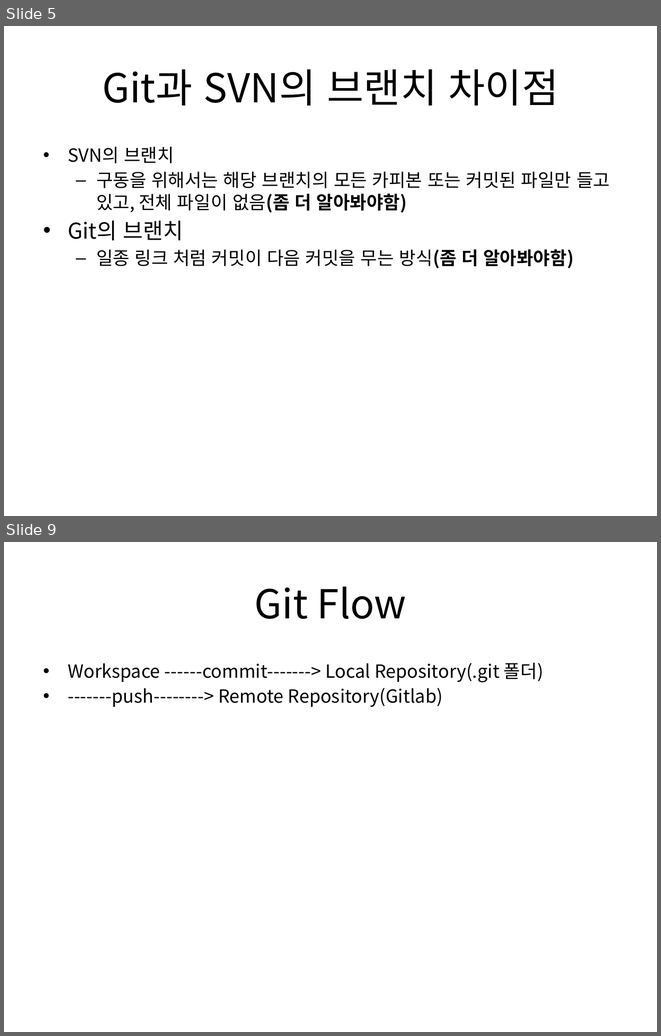
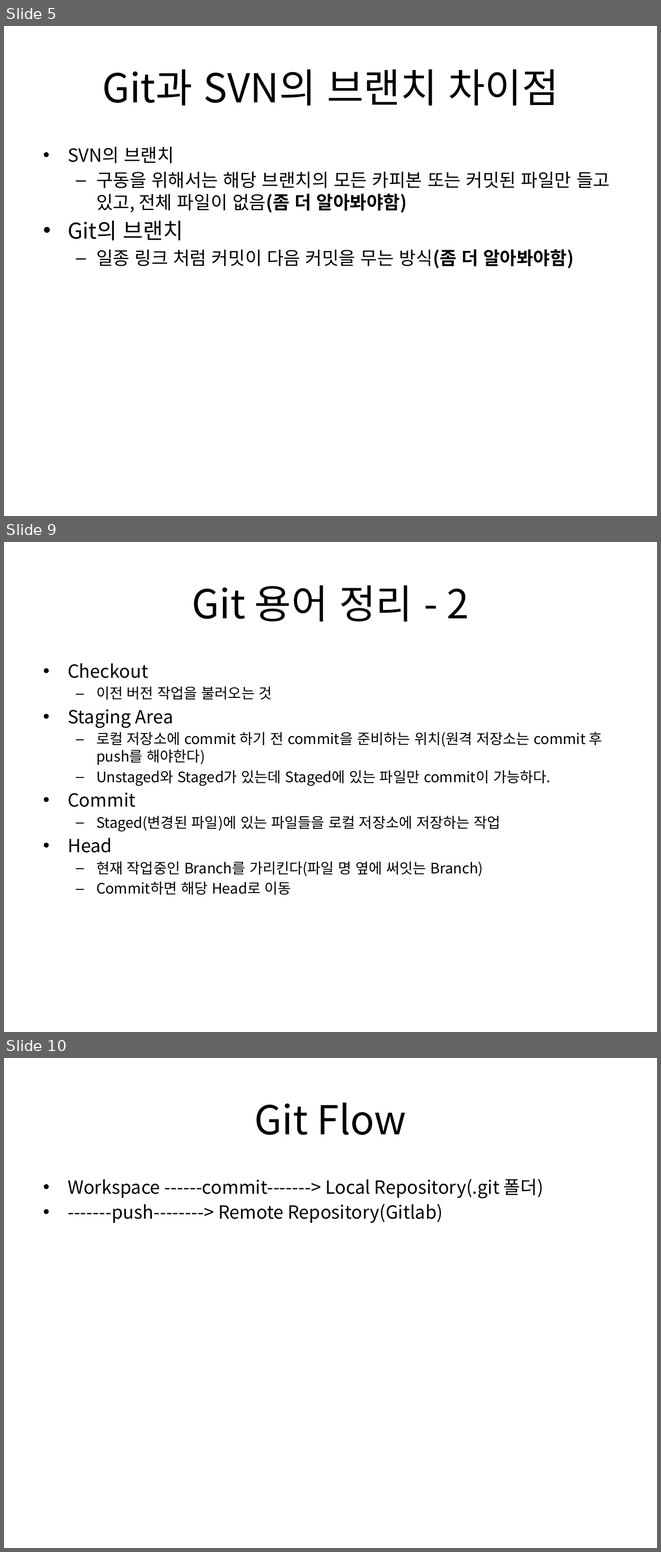
Before and after one commit to KimYoungJae0125/Command, a slide deck: Git/Git.pptx. Shown one above the other, each under a label of ours: slides 5 and 9 before the commit, slides 5, 9 and 10 after it; the slides between them are not shown. The pictures are 661x1036 and 661x1552 pixels, drawn with LibreOffice and Linux fonts; fonts in the diff are those of the drawing. Boxes give left, top, right and bottom in pixels: in the first picture for what was removed or moved away, otherwise in the second. Text is boxed around its words. In the diff, an @@ line names an element or a change of style, - is before the commit and + after.

Commit message:
중간 ppt 저장

```diff
--- a/Git/Git.pptx
+++ b/Git/Git.pptx
@@ slide 9 added at [4, 542, 657, 1032], background #FFFFFF @@
@@ title added at [192, 585, 469, 622], 44 pt, text #000000 @@
+Git 용어 정리 - 2
@@ text added at [68, 663, 602, 895], 16 pt, text #000000 @@
+• Checkout
+  – 이전 버전 작업을 불러오는 것
+• Staging Area
+  – 로컬 저장소에 commit 하기 전 commit을 준비하는 위치(원격 저장소는 commit 후 push를 해야한다)
+  – Unstaged와 Staged가 있는데 Staged에 있는 파일만 commit이 가능하다.
+• Commit
+  – Staged(변경된 파일)에 있는 파일들을 로컬 저장소에 저장하는 작업
+• Head
+  – 현재 작업중인 Branch를 가리킨다(파일 명 옆에 써잇는 Branch)
+  – Commit하면 해당 Head로 이동
@@ what was slide 9 is now slide 10 @@
```
Also in this commit, not shown: 6 slides changed.
